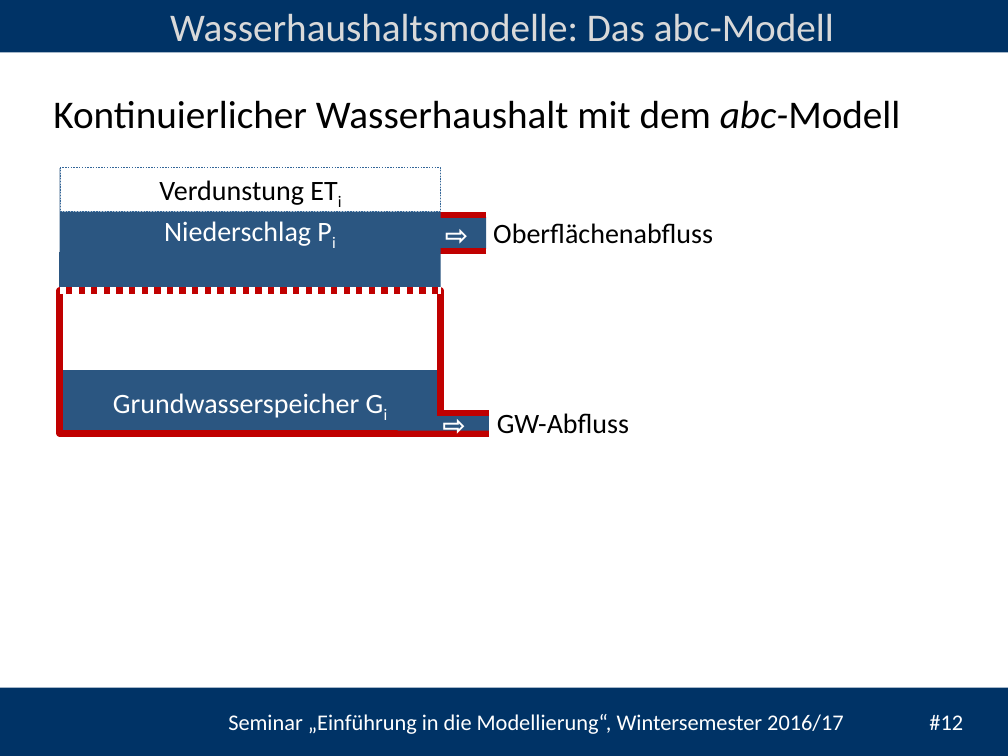
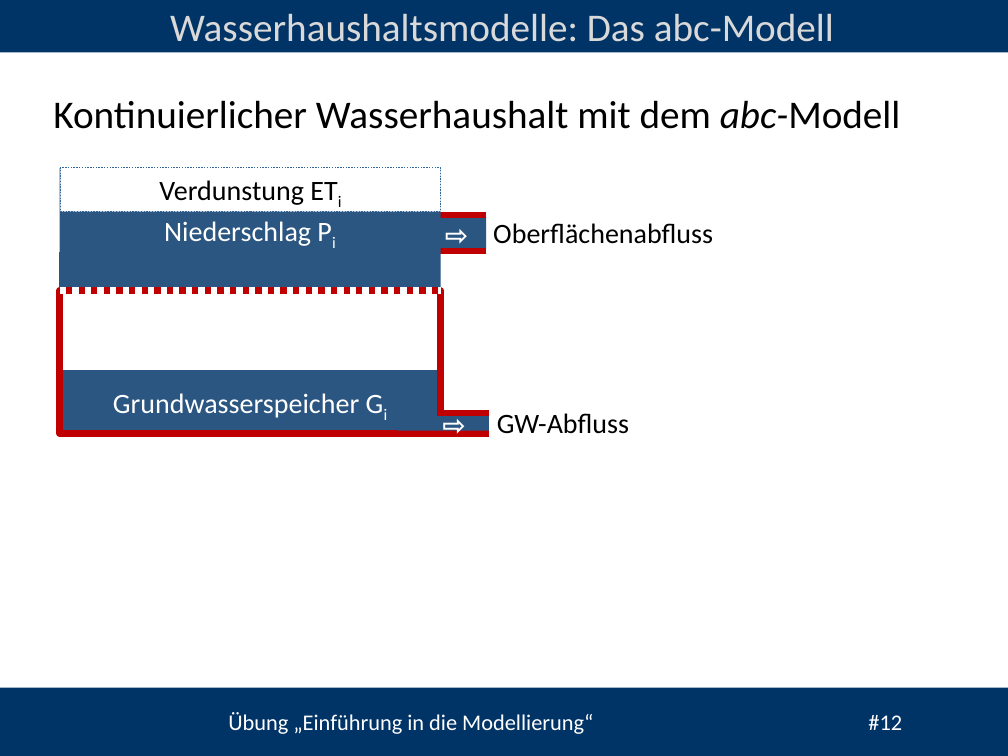
Before and after one commit to heistermann/Einf_Modellierung, a slide deck: slide 12 of Termin_4/folien/UebungModellierung#4.pptx. Drawn at 1008x756 pixels with LibreOffice and Linux fonts; fonts in the diff are those of the drawing; background and template pictures are left out. Boxes give left, top, right and bottom in pixels: in the first picture for what was removed or moved away, otherwise in the second. Text is boxed around its words. In the diff, an @@ line names an element or a change of style, - is before the commit and + after.

```diff
--- a/Termin_4/folien/UebungModellierung#4.pptx
+++ b/Termin_4/folien/UebungModellierung#4.pptx
@@ text at [228, 712, 902, 734]: text changed @@
-Seminar „Einführung in die Modellierung“, Wintersemester 2016/17 #12
+Übung „Einführung in die Modellierung“ #12
```
Also in this commit, not shown: 16 other slides changed, 4 other files.
